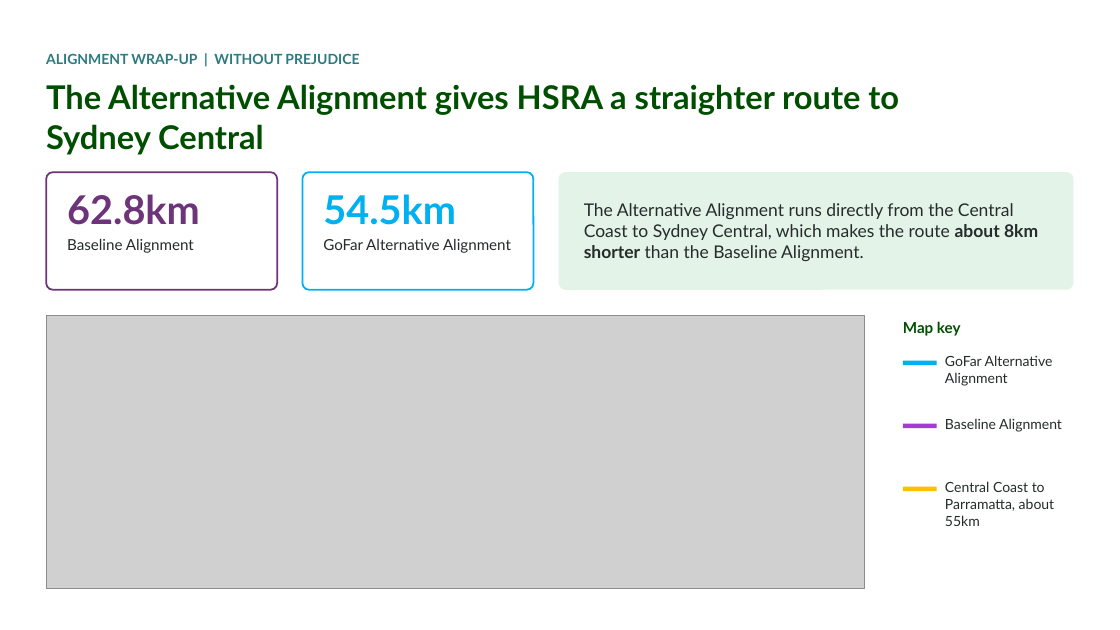
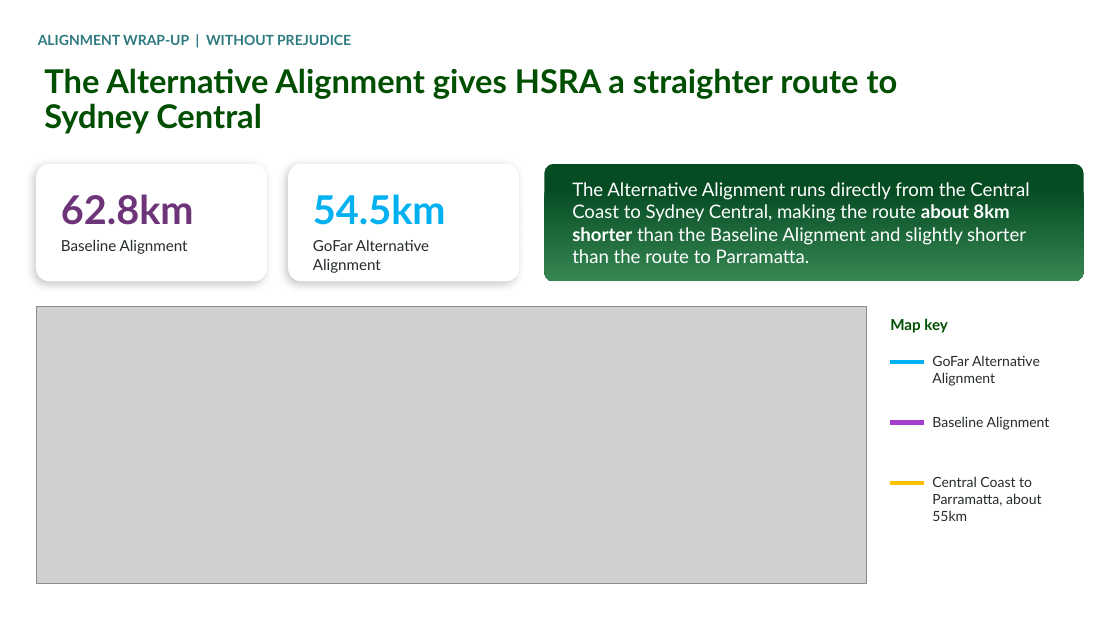
Before and after one commit to alyciawolf02/claude, a slide deck: slide 5 of Protecting_HSRA_Sydney_Central_Alignment_v2.pptx (slide 4 before the commit). Drawn at 1120x630 pixels with LibreOffice and Linux fonts; fonts in the diff are those of the drawing; grey boxes stand for pictures; background and template pictures are left out. Boxes give left, top, right and bottom in pixels: in the first picture for what was removed or moved away, otherwise in the second. Text is boxed around its words. In the diff, an @@ line names an element or a change of style, - is before the commit and + after.

```diff
--- a/Protecting_HSRA_Sydney_Central_Alignment_v2.pptx
+++ b/Protecting_HSRA_Sydney_Central_Alignment_v2.pptx
@@ text "The Alternative Alignment gives HSRA ...": place and size @@
-text "The Alternative Alignment gives HSRA ..." at <box>46,84,899,155</box>
+text "The Alternative Alignment gives HSRA ..." at <box>44,68,898,134</box>
@@ text "The Alternative Alignment gives HSRA ..." at <box>44,68,898,134</box>: line spacing 1 to 0.9; vertical alignment top to middle @@
@@ text added at <box>38,34,351,45</box>, 12 pt, text #2D7A80, bold @@
+ALIGNMENT WRAP-UP | WITHOUT PREJUDICE
@@ text removed at <box>46,53,359,64</box> @@
-ALIGNMENT WRAP-UP | WITHOUT PREJUDICE
@@ rounded rectangle "62.8km": place and size @@
-rounded rectangle "62.8km" at <box>67,194,200,225</box>
+rounded rectangle "62.8km" at <box>36,164,267,281</box>
@@ rounded rectangle "62.8km" at <box>36,164,267,281</box>: vertical alignment middle to top; fill none to #FFFFFF; shadow on @@
@@ rounded rectangle removed at <box>46,172,277,290</box> @@
@@ rounded rectangle "54.5km": place and size @@
-rounded rectangle "54.5km" at <box>323,239,511,253</box>
+rounded rectangle "54.5km" at <box>288,164,519,281</box>
@@ rounded rectangle "54.5km" at <box>288,164,519,281</box>: fill none to #FFFFFF; shadow on @@
@@ rounded rectangle removed at <box>302,172,534,290</box> @@
@@ rounded rectangle "The Alternative Alignment runs directly ...": place and size @@
-rounded rectangle "The Alternative Alignment runs directly ..." at <box>584,203,1038,261</box>
+rounded rectangle "The Alternative Alignment runs directly ..." at <box>544,164,1084,281</box>
@@ rounded rectangle "The Alternative Alignment runs directly ..." at <box>544,164,1084,281</box>: fill none to gradient #074C23 to #368653 @@
@@ rounded rectangle removed at <box>559,172,1074,290</box> @@
@@ text in rounded rectangle at <box>61,194,194,225</box>: more space between paragraphs @@
@@ text in rounded rectangle at <box>313,194,446,225</box>: paragraph added @@
+54.5km
@@ text removed at <box>323,194,456,225</box> @@
-54.5km
@@ text in rounded rectangle at <box>572,182,1029,263</box>: text changed; size 15 to 16 pt; text colour #262B2B to #FFFFFF @@
-The Alternative Alignment runs directly from the Central Coast to Sydney Central, which makes the route about 8km shorter than the Baseline Alignment.
+The Alternative Alignment runs directly from the Central Coast to Sydney Central, making the route about 8km shorter than the Baseline Alignment and slightly shorter than the route to Parramatta.
@@ text removed at <box>67,239,194,253</box> @@
-Baseline Alignment
@@ text in rounded rectangle at <box>61,240,188,254</box>: paragraph added @@
+Baseline Alignment
@@ picture: place and size @@
-picture at <box>46,315,865,588</box>
+picture at <box>36,307,867,584</box>
@@ text "Map key": place and size @@
-text "Map key" at <box>903,321,961,336</box>
+text "Map key" at <box>890,318,948,333</box>
@@ text "Map key" at <box>890,318,948,333</box>: vertical alignment middle to top @@
@@ text "GoFar Alternative Alignment": place and size @@
-text "GoFar Alternative Alignment" at <box>945,355,1053,386</box>
+text "GoFar Alternative Alignment" at <box>932,355,1040,386</box>
@@ line moved from (903, 363) - (937, 363) to (891, 362) - (924, 362) @@
@@ text "Baseline Alignment": place and size @@
-text "Baseline Alignment" at <box>945,418,1062,432</box>
+text "Baseline Alignment" at <box>932,416,1050,430</box>
@@ line moved from (903, 426) - (937, 426) to (891, 423) - (924, 423) @@
@@ text "Central Coast to Parramatta, about ...": place and size @@
-text "Central Coast to Parramatta, about ..." at <box>945,481,1055,526</box>
+text "Central Coast to Parramatta, about ..." at <box>932,476,1042,521</box>
@@ line moved from (903, 489) - (937, 489) to (891, 483) - (924, 483) @@
```
Also in this commit, not shown: 3 other slides changed, 2 slides added, 1 slide removed.
